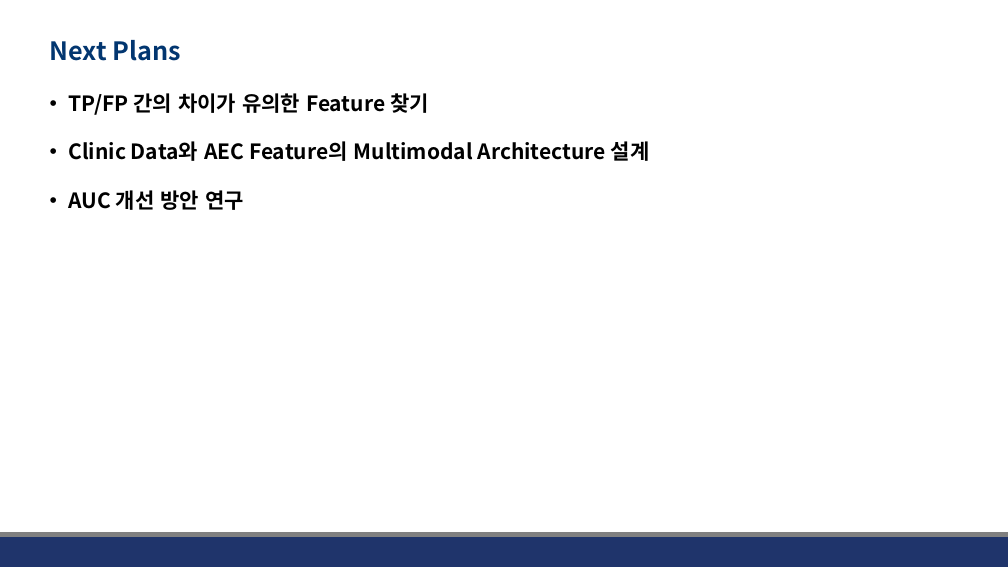
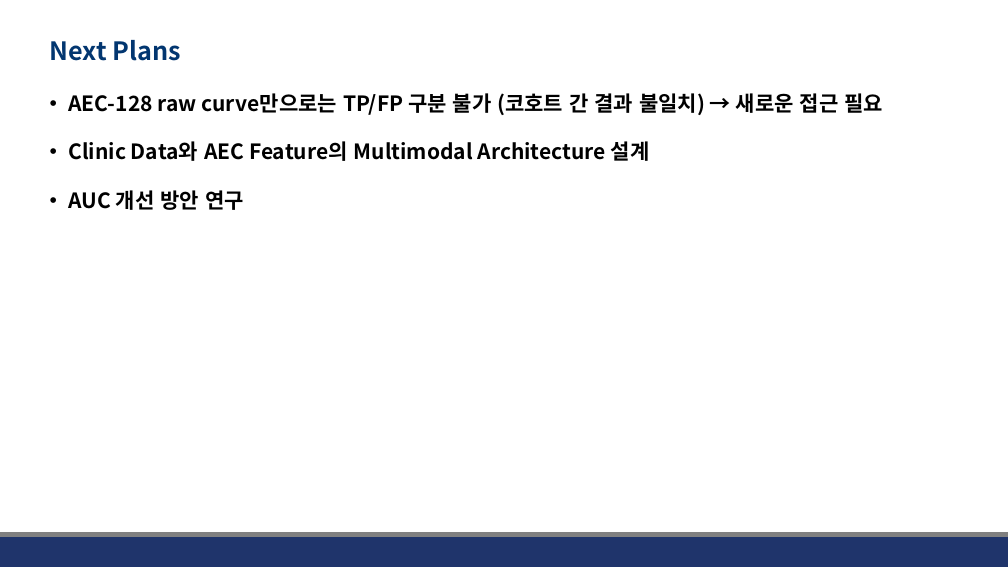
Before and after one commit to JHWannabe/Clinical_Study, a slide deck: slide 9 of docs/260724_Comparison of AECs between groups after low-smi classification with clinic data.pptx (slide 8 before the commit). Drawn at 1008x567 pixels with LibreOffice and Linux fonts; fonts in the diff are those of the drawing; background and template pictures are left out. Boxes give left, top, right and bottom in pixels: in the first picture for what was removed or moved away, otherwise in the second. Text is boxed around its words. In the diff, an @@ line names an element or a change of style, - is before the commit and + after.

```diff
--- a/docs/260724_Comparison of AECs between groups after low-smi classification with clinic data.pptx
+++ b/docs/260724_Comparison of AECs between groups after low-smi classification with clinic data.pptx
@@ text at bbox=[68, 93, 883, 115]: text changed @@
-• TP/FP 간의 차이가 유의한 Feature 찾기
+• AEC-128 raw curve만으로는 TP/FP 구분 불가 (코호트 간 결과 불일치) → 새로운 접근 필요
```
Also in this commit, not shown: 1 other slide changed, 2 slides added, 27 other files.
